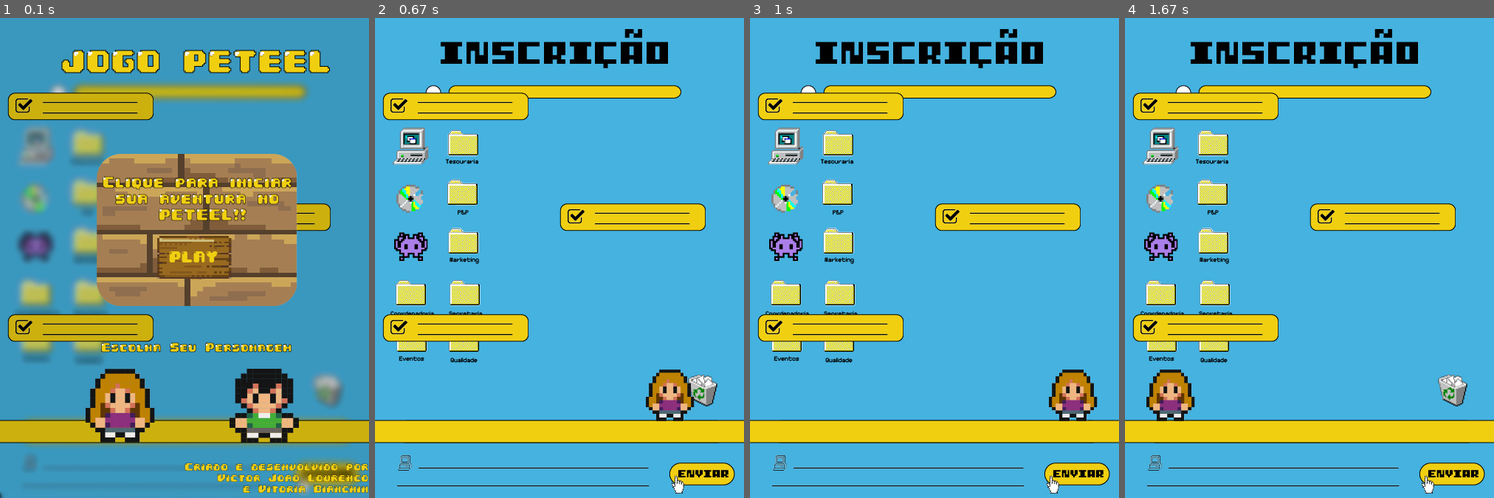
Above: before the commit, frames 1-4 (left to right).
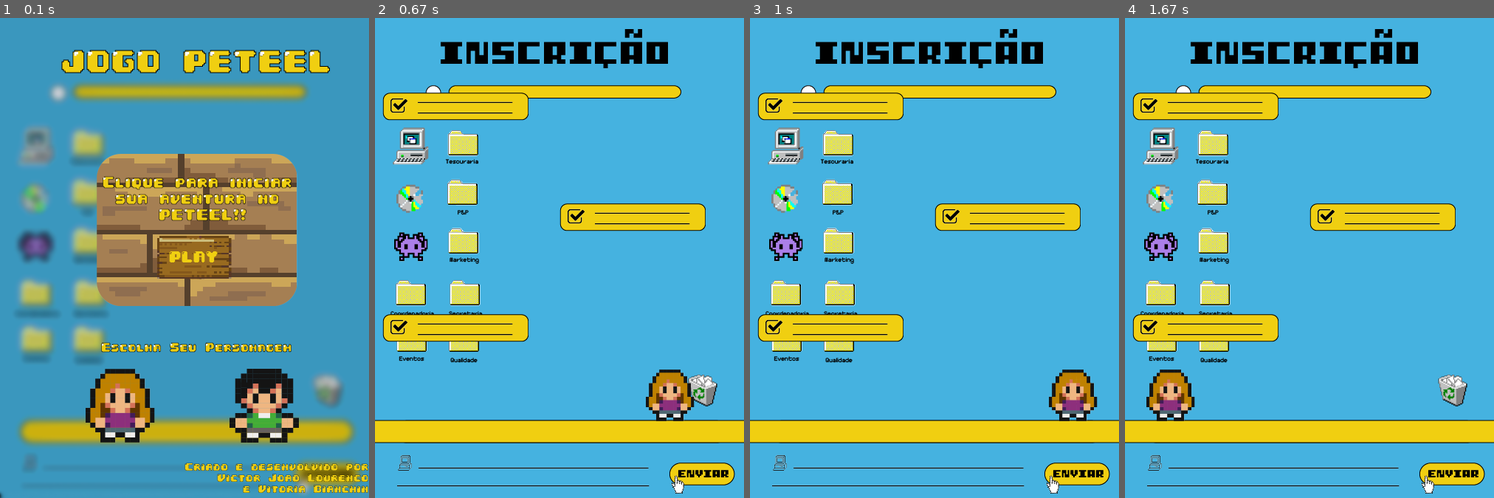
Above: after the commit, the same moments.

Repository: Victor-J-L/JOGO-PETEEL
Game: pygame game, started from primeirafaseteste.py
Two runs of this game, one before a commit and one after it. Both use one fixed random seed, a clock stepped at 60 frames per second and the inputs below.
Inputs (mouse positions are in pixels of both pictures, inside the frame that each line leads up to):
- Up to frame 1 (0.1 s): no input
- Up to frame 2 (0.67 s): click (570, 258) at 0.38 s
- Up to frame 3 (1 s): hold Right from 0.67 s (still down); move the mouse to (919, 277) at 0.7 s
- Up to frame 4 (1.67 s): release Right at 1.13 s; hold Right 1.17-1.63 s

The runs differ from the first frame. In frame 1, 6.9% of the frame differs, in the area x 0-100%, y 15-89%; in frame 2, nothing differs; in frame 3, nothing differs; in frame 4, nothing differs.

Commit message:
Resolvido a questão do fundo e das plataformas

Diff:
--- a/primeirafaseteste.py
+++ b/primeirafaseteste.py
@@ -50,6 +50,7 @@
                 personagem.rect.midbottom = (228,200)
                 selecao.rect.right = 800
                 fundo = pygame.image.load("Imagens/Primeira Fase/fundo1_1.png")
+                fundoinicial.rect.left = 800
                 personagem.pos = vec(400,530)
 
        #Código Movimento do personagem
@@ -93,8 +94,8 @@
 
         #Desenhar
         tela.blit(fundo, (0,0))
-        chao_sprite.draw(tela)
         plataformas.draw(tela)
+        tela.blit(fundoinicial.image, fundoinicial.rect)
         all_sprites.draw(tela)
 
         #Updates
--- a/sprites.py
+++ b/sprites.py
@@ -123,6 +123,14 @@
         self.rect.x = x
         self.rect.y = y
 
+class FundoInicial(pygame.sprite.Sprite):
+    def __init__(self):
+        pygame.sprite.Sprite.__init__(self)
+        self.image = pygame.image.load("Imagens/Primeira Fase/fundo123desfocado.png")
+        self.rect = self.image.get_rect()
+        self.rect.top = 0
+        self.rect.left = 0
+
 #grupos
 
 plataformas = pygame.sprite.Group()
@@ -165,3 +173,6 @@
 
 p3 = Plataformas(10, 100)
 plataformas.add(p3)
+
+#Fundo Inicial
+fundoinicial=FundoInicial()
